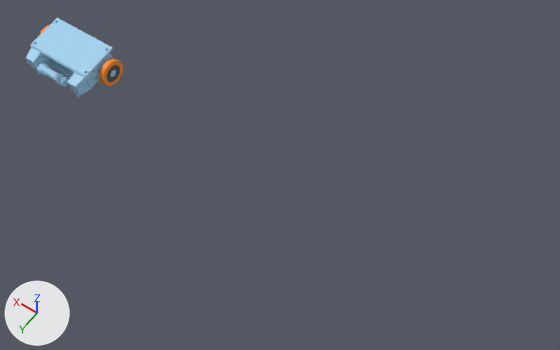
A saved change to the Blender file Poster/BarrelRollv2.blend.
One viewpoint serves both versions: a camera (50 mm lens) standing at (-8.7, 6.36, 9.32) and looking at (-4.36, 0.28, -0.23). The lights are fixed; the arrows at lower left show +X, +Y and +Z. The picture after the commit comes second.

The scene before the commit, as lines of its bpy script (objects in view):
```python
me_mesh_024 = bpy.data.meshes.new('Mesh.024')
me_mesh_024.from_pydata(...)  # 2816 vertices, 2792 faces; spans x -64.1..69.2, y -1.5..65.9, z -19.0..19.1
me_mesh_024.materials.append(mat_material_025)  # blue #9dcfed
me_mesh_040 = bpy.data.meshes.new('Mesh.040')
me_mesh_040.from_pydata(...)  # 960 vertices, 1060 faces; spans x -64.1..69.2, y -6.1..64.4, z 19.1..21.6
me_mesh_040.materials.append(mat_material_041)  # blue #9dcfed
ob_empty_26 = bpy.data.objects.new('empty_26', me_mesh_024)
ob_empty_26.location = (0.0, 0.0, 0.0)
ob_empty_26.rotation_euler = (6.1, 0.0, 0.0)  # degrees (350, 0, 0)
ob_empty_26.scale = (0.01, 0.01, 0.01)
ob_empty_42 = bpy.data.objects.new('empty_42', me_mesh_040)
ob_empty_42.location = (0.0, 0.0, 0.0)
ob_empty_42.rotation_euler = (6.1, 0.0, 0.0)  # degrees (350, 0, 0)
ob_empty_42.scale = (0.01, 0.01, 0.01)
```
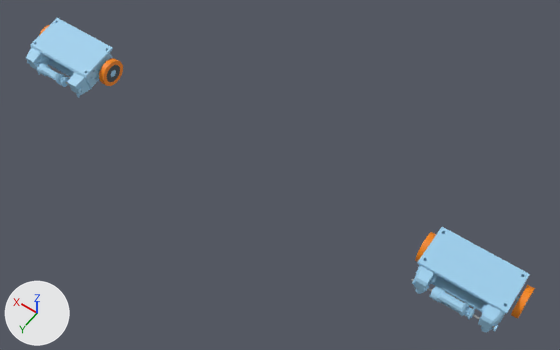
The newer file is also turned or shifted as a whole; pictures and numbers use the older file's frame.

Pixel boxes [x1, y1, x2, y2] of what changed, in the pictures (560 x 350 px):
'empty_44.001', added (blue): after [417, 227, 530, 314]
'empty_28.001', added (mostly hidden): after [418, 232, 524, 323]
'empty_38.001', added (blue): after [429, 286, 475, 320]
'empty_52', added (blue): after [478, 304, 504, 332]
'empty_17.001', added: after [413, 266, 436, 294]
'empty_11.001', added: after [511, 285, 535, 319]
'empty_47.001', added: after [415, 232, 436, 262]
'empty_39.001', added: after [412, 279, 495, 328]
'empty_15.001', added: after [515, 295, 528, 307]

What changed in the scene script:
```text
Add ob_empty_11_001:
    ob_empty_11_001 = bpy.data.objects.new('empty_11.001', me_mesh_059)  # 356 vertices, 352 faces; spans x -78.4..-68.2, y -1.1..46.5, z -33.1..14.6; in mat_material_060 (orange #f88701)
    ob_empty_11_001.location = (-7.65, 0.0, 0.0)
    ob_empty_11_001.rotation_euler = (-0.0595, 0.0, 0.0)  # degrees (-3.4, 0, 0)
    ob_empty_11_001.scale = (0.01, 0.01, 0.01)
Add ob_empty_44_001:
    ob_empty_44_001 = bpy.data.objects.new('empty_44.001', me_mesh_092)  # 448 vertices, 444 faces; spans x -64.8..69.9, y -3.3..66.6, z 19.1..21.6; in mat_material_093 (blue #9dcfed)
    ob_empty_44_001.location = (-7.65, 0.0, 0.0)
    ob_empty_44_001.rotation_euler = (-0.0595, 0.0, 0.0)  # degrees (-3.4, 0, 0)
    ob_empty_44_001.scale = (0.01, 0.01, 0.01)
Add ob_empty_28_001:
    ob_empty_28_001 = bpy.data.objects.new('empty_28.001', me_mesh_076)  # 9234 vertices, 8802 faces; spans x -64.1..69.2, y -1.5..68.7, z -19.0..19.1; in mat_material_077 (blue #9dcfed)
    ob_empty_28_001.location = (-7.65, 0.0, 0.0)
    ob_empty_28_001.rotation_euler = (-0.0595, 0.0, 0.0)  # degrees (-3.4, 0, 0)
    ob_empty_28_001.scale = (0.01, 0.01, 0.01)
Add ob_empty_52:
    ob_empty_52 = bpy.data.objects.new('empty_52', me_mesh_100)  # 974 vertices, 1220 faces; spans x -60.9..-32.9, y 65.9..86.9, z -28.0..17.7; in mat_material_101 (blue #9dcfed)
    ob_empty_52.location = (-7.65, 0.0, 0.0)
    ob_empty_52.rotation_euler = (-0.0595, 0.0, 0.0)  # degrees (-3.4, 0, 0)
    ob_empty_52.scale = (0.01, 0.01, 0.01)
Add ob_empty_15_001:
    ob_empty_15_001 = bpy.data.objects.new('empty_15.001', me_mesh_063)  # 230 vertices, 208 faces; spans x -78.37..-65.42, y 16.33..29.08, z -16.59..-1.91; in mat_material_064 (blue #9dcfed)
    ob_empty_15_001.location = (-7.65, 0.0, 0.0)
    ob_empty_15_001.rotation_euler = (-0.0595, 0.0, 0.0)  # degrees (-3.4, 0, 0)
    ob_empty_15_001.scale = (0.01, 0.01, 0.01)
Add ob_empty_38_001:
    ob_empty_38_001 = bpy.data.objects.new('empty_38.001', me_mesh_086)  # 3172 vertices, 2976 faces; spans x -26.1..33.5, y 73.0..94.2, z -14.0..16.3; in mat_material_087 (blue #9dcfed)
    ob_empty_38_001.location = (-7.65, 0.0, 0.0)
    ob_empty_38_001.rotation_euler = (-0.0595, 0.0, 0.0)  # degrees (-3.4, 0, 0)
    ob_empty_38_001.scale = (0.01, 0.01, 0.01)
Add ob_empty_17_001:
    ob_empty_17_001 = bpy.data.objects.new('empty_17.001', me_mesh_065)  # 974 vertices, 1220 faces; spans x 38.1..66.0, y 65.9..86.9, z -28.0..17.7; in mat_material_066 (blue #9dcfed)
    ob_empty_17_001.location = (-7.65, 0.0, 0.0)
    ob_empty_17_001.rotation_euler = (-0.0595, 0.0, 0.0)  # degrees (-3.4, 0, 0)
    ob_empty_17_001.scale = (0.01, 0.01, 0.01)
Add ob_empty_39_001:
    ob_empty_39_001 = bpy.data.objects.new('empty_39.001', me_mesh_087)  # 106 vertices, 100 faces; spans x -58.9..66.1, y 82.1..85.1, z -0.3..2.7; in mat_material_088 (grey #a5a5a5)
    ob_empty_39_001.location = (-7.65, 0.0, 0.0)
    ob_empty_39_001.rotation_euler = (-0.0595, 0.0, 0.0)  # degrees (-3.4, 0, 0)
    ob_empty_39_001.scale = (0.01, 0.01, 0.01)
Add ob_empty_47_001:
    ob_empty_47_001 = bpy.data.objects.new('empty_47.001', me_mesh_095)  # 356 vertices, 352 faces; spans x 69.9..80.1, y -1.2..46.4, z -33.0..14.6; in mat_material_096 (orange #f88701)
    ob_empty_47_001.location = (-7.65, 0.0, 0.0)
    ob_empty_47_001.rotation_euler = (-0.0595, 0.0, 0.0)  # degrees (-3.4, 0, 0)
    ob_empty_47_001.scale = (0.01, 0.01, 0.01)
```
